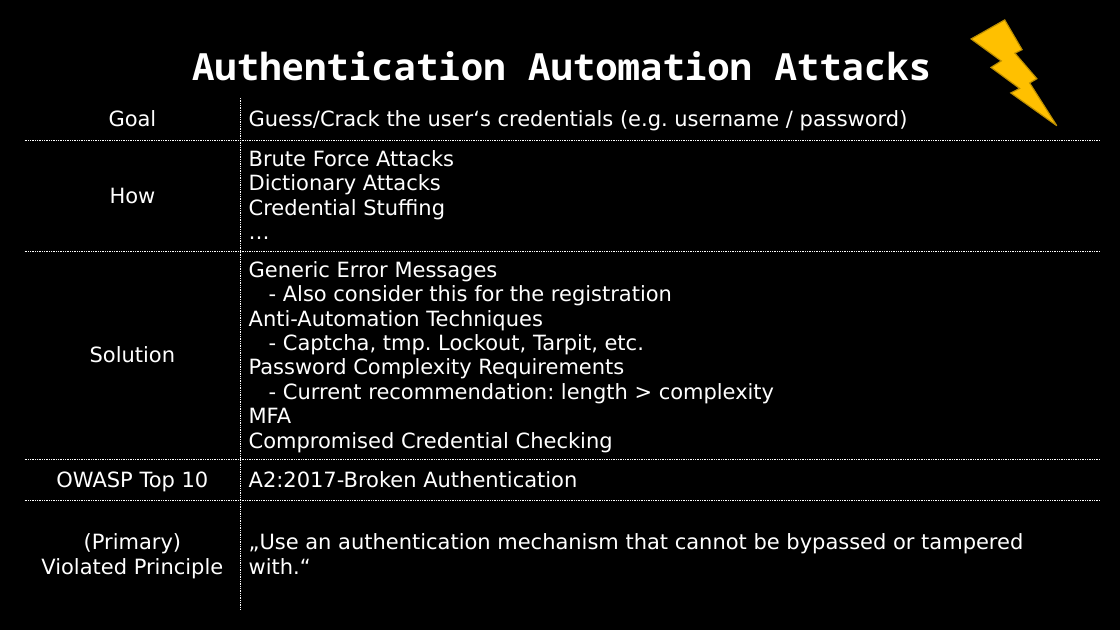
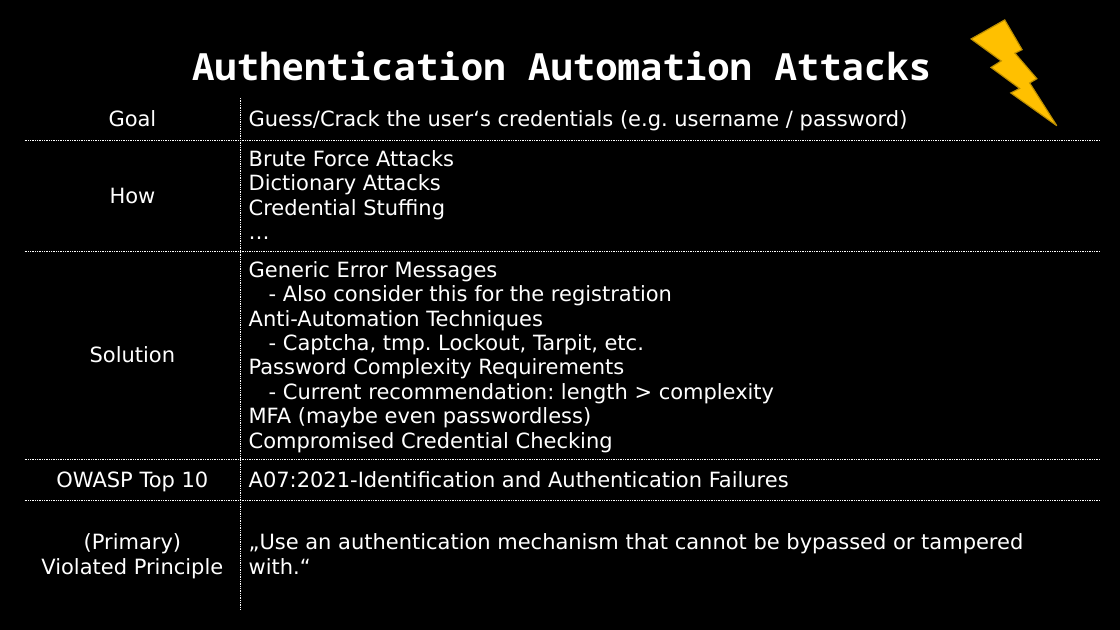
Before and after one commit to dschwarz91/websec-lecture, a slide deck: slide 5 of slides/X_Revision_Day_2.pptx. Drawn at 1120x630 pixels with LibreOffice and Linux fonts; fonts in the diff are those of the drawing. Boxes give left, top, right and bottom in pixels: in the first picture for what was removed or moved away, otherwise in the second. Text is boxed around its words. In the diff, an @@ line names an element or a change of style, - is before the commit and + after.

```diff
--- a/slides/X_Revision_Day_2.pptx
+++ b/slides/X_Revision_Day_2.pptx
@@ table at <box>24,34,1100,613</box> @@
-row 4, column 2: Generic Error Messages / - Also consider this for the registration / Anti-Automation Techniques / - Captcha, tmp. Lockout, Tarpit, etc. / Password Complexity Requirements / - Current recommendation: length > complexity / MFA / Compromised Credential Checking
+row 4, column 2: Generic Error Messages / - Also consider this for the registration / Anti-Automation Techniques / - Captcha, tmp. Lockout, Tarpit, etc. / Password Complexity Requirements / - Current recommendation: length > complexity / MFA (maybe even passwordless) / Compromised Credential Checking
-row 5, column 2: A2:2017-Broken Authentication
+row 5, column 2: A07:2021-Identification and Authentication Failures
```
Also in this commit, not shown: 9 other slides changed, 1 slide added, 2 other files.
